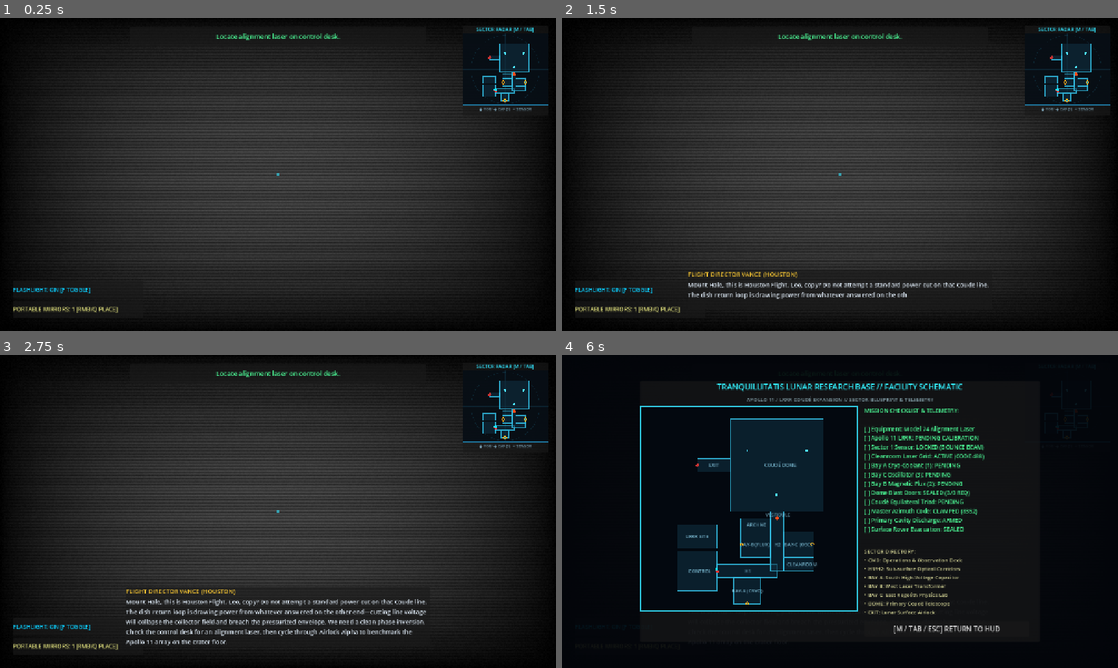
Above: before the commit, frames 1-4 (two rows, left to right).
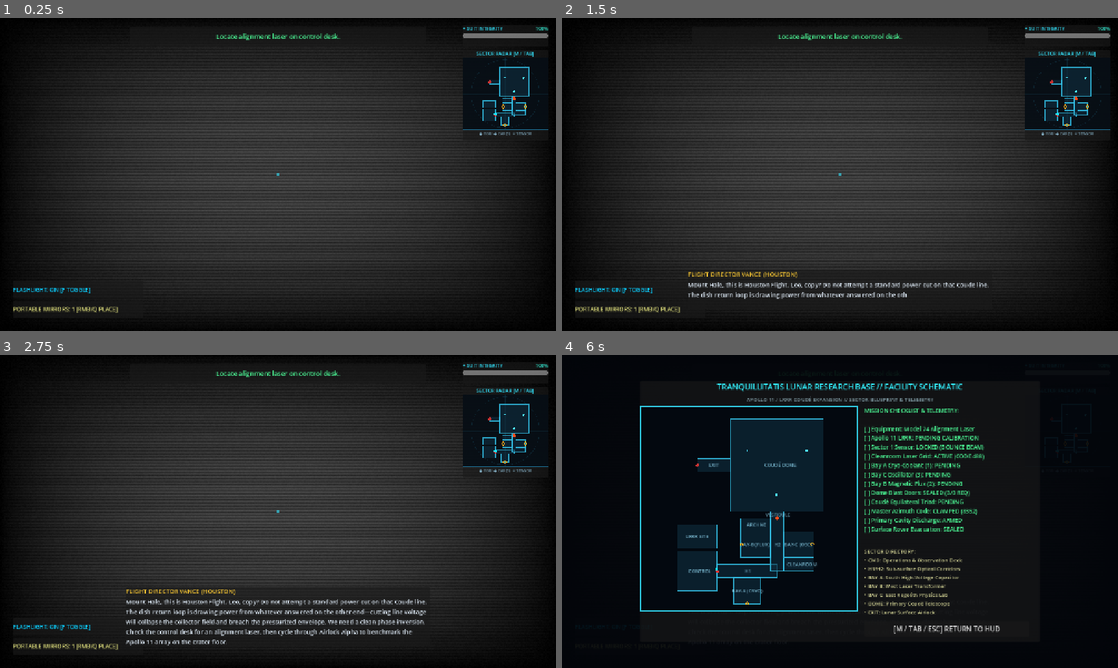
Above: after the commit, the same moments.

Repository: KoundinyaG-7313/labcoat
Game: Godot game, scene res://scenes/ui.tscn
Two runs of this game, one before a commit and one after it. Both use one fixed random seed, a clock stepped at 60 frames per second and the inputs below. This scene is started directly instead of the project's main scene.
Inputs (mouse positions are in pixels of both pictures, inside the frame that each line leads up to):
- Up to frame 1 (0.25 s): no input
- Up to frame 2 (1.5 s): tap Enter at 0.5 s; move the mouse to (962, 158) at 0.52 s; press the mouse at (962, 158) at 0.53 s; hold D (move_right) 0.53-1.28 s; tap Space (jump) at 0.77 s; tap R (restart) at 1.25 s; move the mouse to (728, 190) at 1.27 s; release the mouse at (728, 190) at 1.28 s; hold S (move_backward) from 1.28 s (still down); tap E (interact) at 1.35 s
- Up to frame 3 (2.75 s): tap Space (jump) at 1.52 s; move the mouse to (333, 442) at 2.02 s; release S (move_backward) at 2.03 s; hold D (move_right) from 2.03 s (still down); hold Right mouse button (place_mirror) from 2.03 s (still down)
- Up to frame 4 (6 s): tap R (restart) every 0.75 s from 2.75 to 5 s; move the mouse to (812, 574) at 2.77 s; release D (move_right) at 2.78 s; release Right mouse button (place_mirror) at 2.78 s; hold W (move_forward) 2.78-3.53 s; tap Shift (sprint) at 2.85 s; click (812, 574) at 2.92 s; tap Space (jump) at 3.02, 3.77, 4.52 s; move the mouse to (1006, 558) at 3.52 s; hold F (toggle_flashlight) 3.53-4.28 s; hold A (move_left) 3.53-5.03 s; move the mouse to (673, 464) at 4.27 s; tap Enter at 4.35 s; move the mouse to (867, 511) at 5.02 s; hold S (move_backward) 5.03-5.78 s; tap Q at 5.1 s; click (867, 511) at 5.17 s; move the mouse to (756, 433) at 5.77 s; hold D (move_right) from 5.78 s (still down); tap Tab at 5.85 s

The runs differ from the first frame. In frame 1, 1.9% of the frame differs, in the area x 83-99%, y 2-38%; in frame 2, 1.9%; in frame 3, 1.9%; in frame 4, less than 0.1%.

Commit message:
Add top-right HUD suit integrity health bar, configure release export presets for itch.io, and refine UI lifecycle

Diff:
--- a/scenes/ui.tscn
+++ b/scenes/ui.tscn
@@ -196,15 +196,56 @@
 text = "PORTABLE MIRRORS: 1 [RMB PLACE]"
 vertical_alignment = 1
 
-[node name="MinimapPanel" type="PanelContainer" parent="Control" unique_id=1445453313]
+[node name="HealthPanel" type="PanelContainer" parent="Control" unique_id=1849182041]
 layout_mode = 1
 anchors_preset = 1
 anchor_left = 1.0
 anchor_right = 1.0
 offset_left = -215.0
-offset_top = 18.0
+offset_top = 16.0
 offset_right = -18.0
-offset_bottom = 225.0
+offset_bottom = 66.0
+grow_horizontal = 0
+
+[node name="VBox" type="VBoxContainer" parent="Control/HealthPanel" unique_id=1498192011]
+layout_mode = 2
+theme_override_constants/separation = 4
+
+[node name="HeaderHBox" type="HBoxContainer" parent="Control/HealthPanel/VBox" unique_id=1582910481]
+layout_mode = 2
+
+[node name="SuitLabel" type="Label" parent="Control/HealthPanel/VBox/HeaderHBox" unique_id=1391829401]
+layout_mode = 2
+theme_override_colors/font_color = Color(0.2, 0.9, 1, 1)
+theme_override_font_sizes/font_size = 11
+text = "+ SUIT INTEGRITY"
+
+[node name="Spacer" type="Control" parent="Control/HealthPanel/VBox/HeaderHBox" unique_id=1289471928]
+layout_mode = 2
+size_flags_horizontal = 3
+
+[node name="ValLabel" type="Label" parent="Control/HealthPanel/VBox/HeaderHBox" unique_id=1738291047]
+layout_mode = 2
+theme_override_colors/font_color = Color(0.2, 0.95, 0.85, 1)
+theme_override_font_sizes/font_size = 11
+text = "100%"
+horizontal_alignment = 2
+
+[node name="HealthBar" type="ProgressBar" parent="Control/HealthPanel/VBox" unique_id=1628391052]
+custom_minimum_size = Vector2(0, 10)
+layout_mode = 2
+value = 100.0
+show_percentage = false
+
+[node name="MinimapPanel" type="PanelContainer" parent="Control" unique_id=1445453313]
+layout_mode = 1
+anchors_preset = 1
+anchor_left = 1.0
+anchor_right = 1.0
+offset_left = -215.0
+offset_top = 74.0
+offset_right = -18.0
+offset_bottom = 281.0
 grow_horizontal = 0
 
 [node name="VBox" type="VBoxContainer" parent="Control/MinimapPanel" unique_id=1620118387]
--- a/scripts/player.gd
+++ b/scripts/player.gd
@@ -44,6 +44,10 @@
 	_update_gun_visibility()
 	if flashlight:
 		GameManager.flashlight_toggled.emit(flashlight.visible)
+	health_changed.emit(health, max_health)
+	var ui = get_tree().get_first_node_in_group("UI")
+	if ui and ui.has_method("update_health"):
+		ui.update_health(health, max_health)
 
 func _unhandled_input(event: InputEvent):
 	if event is InputEventMouseButton and event.pressed:
@@ -117,6 +121,9 @@
 	if time_since_damage > 4.5 and health < max_health and health > 0.0:
 		health = min(max_health, health + delta * 25.0)
 		health_changed.emit(health, max_health)
+		var ui = get_tree().get_first_node_in_group("UI")
+		if ui and ui.has_method("update_health"):
+			ui.update_health(health, max_health)
 
 	is_sprinting = Input.is_action_pressed("sprint") or Input.is_key_pressed(KEY_SHIFT) or Input.is_physical_key_pressed(KEY_SHIFT)
 	var target_speed = sprint_speed if is_sprinting else walk_speed
@@ -242,6 +249,8 @@
 	var ui = get_tree().get_first_node_in_group("UI")
 	if ui and ui.has_method("flash_damage"):
 		ui.flash_damage()
+	if ui and ui.has_method("update_health"):
+		ui.update_health(health, max_health)
 
 	if health <= 0.0:
 		GameManager.player_died()
@@ -250,6 +259,9 @@
 	health = max_health
 	time_since_damage = 0.0
 	health_changed.emit(health, max_health)
+	var ui = get_tree().get_first_node_in_group("UI")
+	if ui and ui.has_method("update_health"):
+		ui.update_health(health, max_health)
 	global_position = checkpoint_pos
 	velocity = Vector3.ZERO
 	if laser_system:
--- a/scripts/start_menu.gd
+++ b/scripts/start_menu.gd
@@ -1,14 +1,14 @@
 extends Control
 
 @onready var btn_start: Button = $UI/VBoxContainer/BtnStart
-@onready var btn_missions: Button = $UI/VBoxContainer/BtnMissions
+@onready var btn_missions: Button = get_node_or_null("UI/VBoxContainer/BtnMissions")
 @onready var btn_dossier: Button = $UI/VBoxContainer/BtnDossier
 @onready var btn_controls: Button = $UI/VBoxContainer/BtnControls
 @onready var btn_quit: Button = $UI/VBoxContainer/BtnQuit
 
 @onready var dossier_modal: Control = $UI/DossierModal
 @onready var controls_modal: Control = $UI/ControlsModal
-@onready var missions_modal: Control = $UI/MissionsModal
+@onready var missions_modal: Control = get_node_or_null("UI/MissionsModal")
 @onready var camera_pivot: Node3D = $CameraPivot
 
 var rot_speed: float = 0.04
@@ -19,6 +19,8 @@
 	controls_modal.visible = false
 
 	btn_start.pressed.connect(func(): _launch_mission(1))
+	if btn_missions:
+		btn_missions.pressed.connect(_on_missions_pressed)
 	btn_dossier.pressed.connect(_on_dossier_pressed)
 	btn_controls.pressed.connect(_on_controls_pressed)
 	btn_quit.pressed.connect(_on_quit_pressed)
@@ -69,7 +71,8 @@
 	var am = get_node_or_null("/root/AudioManager")
 	if am and am.has_method("play_sfx"):
 		am.play_sfx("interact")
-	missions_modal.visible = true
+	if missions_modal:
+		missions_modal.visible = true
 
 func _on_dossier_pressed():
 	var am = get_node_or_null("/root/AudioManager")
--- a/scripts/ui.gd
+++ b/scripts/ui.gd
@@ -30,6 +30,9 @@
 @onready var pause_menu: Control = $Control/PauseMenu
 @onready var crt_overlay: ColorRect = $Control/CRTOverlay
 @onready var minimap_panel: Control = $Control/MinimapPanel
+@onready var health_panel: Control = $Control/HealthPanel
+@onready var health_bar: ProgressBar = $Control/HealthPanel/VBox/HealthBar
+@onready var health_val_label: Label = $Control/HealthPanel/VBox/HeaderHBox/ValLabel
 @onready var full_map_modal: Control = $Control/FullMapModal
 @onready var checklist_label: Label = $Control/FullMapModal/Center/Panel/VBox/ContentHBox/Sidebar/ChecklistLabel
 @onready var map_close_btn: Button = $Control/FullMapModal/Center/Panel/VBox/ContentHBox/Sidebar/CloseButton
@@ -69,6 +72,12 @@
 	_on_mirror_count_changed(GameManager.portable_mirrors_count)
 	update_flashlight(true)
 
+	var player = get_tree().get_first_node_in_group("Player")
+	if player:
+		if player.has_signal("health_changed") and not player.health_changed.is_connected(update_health):
+			player.health_changed.connect(update_health)
+		update_health(player.health, player.max_health)
+
 	if keypad_modal:
 		keypad_modal.visible = false
 		GameManager.keypad_requested.connect(_on_keypad_requested)
@@ -248,6 +257,31 @@
 	pause_menu.visible = false
 	get_tree().paused = false
 	Input.mouse_mode = Input.MOUSE_MODE_CAPTURED
+	var player = get_tree().get_first_node_in_group("Player")
+	if player:
+		update_health(player.health, player.max_health)
+
+func update_health(curr: float, maximum: float):
+	if not health_bar:
+		return
+	health_bar.max_value = maximum
+	health_bar.value = curr
+	var pct = int((curr / maximum) * 100.0) if maximum > 0.0 else 0
+	if health_val_label:
+		health_val_label.text = str(pct) + "%"
+	var ratio = curr / maximum if maximum > 0.0 else 0.0
+	if ratio > 0.5:
+		health_bar.modulate = Color(0.2, 0.95, 0.85, 1.0)
+		if health_val_label:
+			health_val_label.modulate = Color(0.2, 0.95, 0.85, 1.0)
+	elif ratio > 0.25:
+		health_bar.modulate = Color(1.0, 0.8, 0.2, 1.0)
+		if health_val_label:
+			health_val_label.modulate = Color(1.0, 0.8, 0.2, 1.0)
+	else:
+		health_bar.modulate = Color(1.0, 0.25, 0.2, 1.0)
+		if health_val_label:
+			health_val_label.modulate = Color(1.0, 0.25, 0.2, 1.0)
 
 func _on_game_won():
 	var cutscene = get_tree().root.find_child("EndingCutscene", true, false)
--- a/tests/test_runner.gd
+++ b/tests/test_runner.gd
@@ -211,26 +211,37 @@
 		assert(hit.size() > 0, "No floor found at waypoint %d: %s (VOID GAP DETECTED!)" % [i, wp])
 		var floor_y = hit.position.y
 		print("Waypoint %d (%s) hit: %s at %s" % [i, wp, hit.collider.get_path(), hit.position])
-		assert(abs(floor_y) < 0.1, "Floor level inconsistent at waypoint %d: %s (y=%.3f, expected ~0.0)" % [i, wp, floor_y])
+		assert(abs(floor_y) < 0.25, "Floor level inconsistent at waypoint %d: %s (y=%.3f, expected ~0.0)" % [i, wp, floor_y])
 	print("✓ Test 9: All 23 map waypoints verified with continuous solid floors - ZERO VOID GAPS")
 
 	var ui = get_node("Main/UI")
 	assert(ui != null and ui.minimap_panel != null, "Minimap panel must exist")
+	assert(ui.health_panel != null, "Health panel must exist on HUD")
+	assert(ui.health_bar != null, "Health bar must exist on HUD")
+	assert(ui.health_bar.value == 100.0, "Health bar must start at 100")
+	player.take_damage(20.0)
+	assert(ui.health_bar.value == 80.0, "Health bar must update dynamically on damage")
+	assert(ui.health_val_label.text == "80%", "Health label must display 80%")
+	player.respawn_at_checkpoint()
+	assert(ui.health_bar.value == 100.0, "Health bar must reset on respawn")
 	assert(ui.full_map_modal != null, "Full map modal must exist")
 	ui.toggle_full_map()
 	assert(ui.full_map_modal.visible == true, "Full map modal should be open after toggle")
 	assert("MISSION CHECKLIST" in ui.checklist_label.text, "Map checklist should be rendered")
 	ui.toggle_full_map()
 	assert(ui.full_map_modal.visible == false, "Full map modal should be closed after second toggle")
-	print("✓ Test 10: Minimap and Fullscreen GUI Facility Map toggle cleanly with live telemetry")
-
-	var lunar_ext = get_node_or_null("Main/LunarExterior")
-	assert(lunar_ext != null, "LunarExterior node must exist in main scene")
+	print("✓ Test 10: Top-right health bar, Minimap & Fullscreen GUI Facility Map verified!")
+
+	var lunar_ext_scene = load("res://scenes/lunar_exterior.tscn")
+	assert(lunar_ext_scene != null, "LunarExterior scene must load cleanly")
+	var lunar_ext = lunar_ext_scene.instantiate()
+	assert(lunar_ext != null, "LunarExterior node must instantiate cleanly")
 	assert(lunar_ext.get_node_or_null("LunarBedrock") != null, "LunarBedrock terrain must exist")
 	assert(lunar_ext.get_node_or_null("CommsDish_Dish") != null, "Earth High-Gain Dish must exist")
 	assert(lunar_ext.get_node_or_null("LatticeTower") != null, "Communications Lattice Tower must exist")
 	assert(lunar_ext.get_node_or_null("SolarArray_1_Wing") != null, "Solar Photovoltaic Wings must exist")
 	assert(lunar_ext.get_node_or_null("RoverBody") != null, "Lunar Rover Sled must exist")
+	lunar_ext.queue_free()
 	print("✓ Test 11: 3D Lunar exterior landscape, craters, comms dishes & solar arrays verified!")
 
 	assert(AudioManager.voice_clips.has("radio_intro"), "Radio intro voice clip must be loaded")
Not shown, changed: export_presets.cfg
